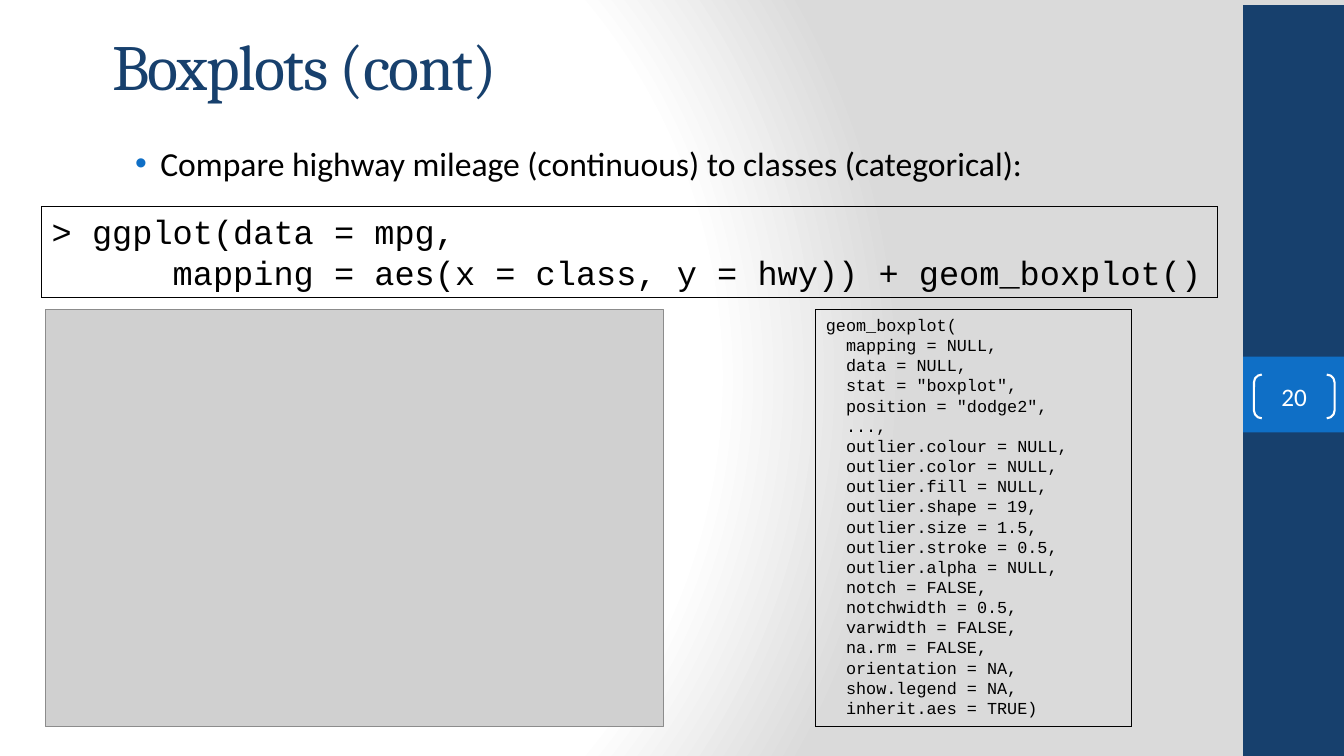
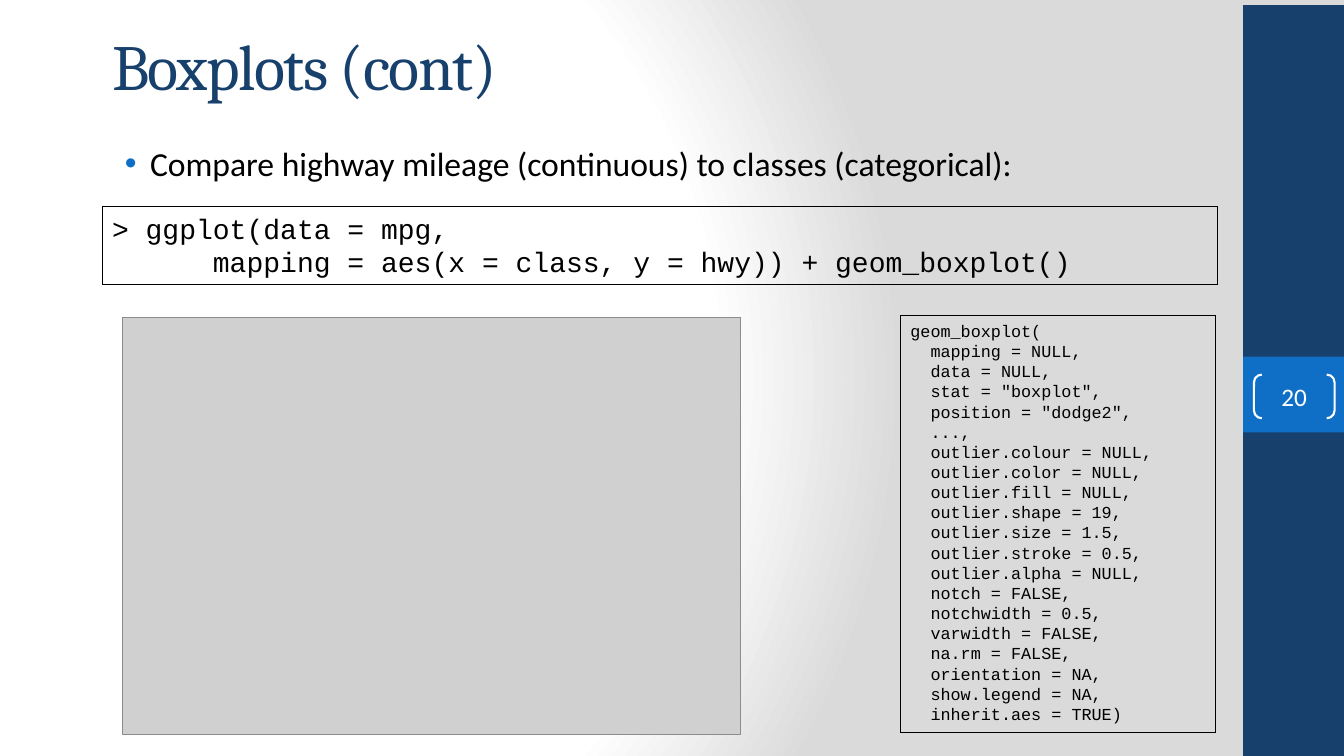
Before and after one commit to FSCJ-COP2073C/cop2073c-FullContent, a slide deck: slide 20 of slides/COP2073C-Module12.pptx. Drawn at 1344x756 pixels with LibreOffice and Linux fonts; fonts in the diff are those of the drawing; grey boxes stand for pictures; background and template pictures are left out. Boxes give left, top, right and bottom in pixels: in the first picture for what was removed or moved away, otherwise in the second. Text is boxed around its words. In the diff, an @@ line names an element or a change of style, - is before the commit and + after.

```diff
--- a/slides/COP2073C-Module12.pptx
+++ b/slides/COP2073C-Module12.pptx
@@ text "Compare highway mileage (continuous) to ...": place and size @@
-text "Compare highway mileage (continuous) to ..." at box(160, 151, 1022, 182)
+text "Compare highway mileage (continuous) to ..." at box(150, 151, 1011, 182)
@@ rectangle "> ggplot(data = mpg,": place and size @@
-rectangle "> ggplot(data = mpg," at box(41, 207, 1218, 298)
+rectangle "> ggplot(data = mpg," at box(102, 207, 1218, 284)
@@ rectangle "> ggplot(data = mpg," at box(102, 207, 1218, 284): size 24 to 20 pt @@
@@ picture: place and size @@
-picture at box(45, 310, 664, 727)
+picture at box(122, 318, 741, 735)
@@ rectangle "geom_boxplot(": place and size @@
-rectangle "geom_boxplot(" at box(817, 310, 1132, 727)
+rectangle "geom_boxplot(" at box(900, 316, 1216, 733)
```
Also in this commit, not shown: 3 other slides changed, 4 other files.
